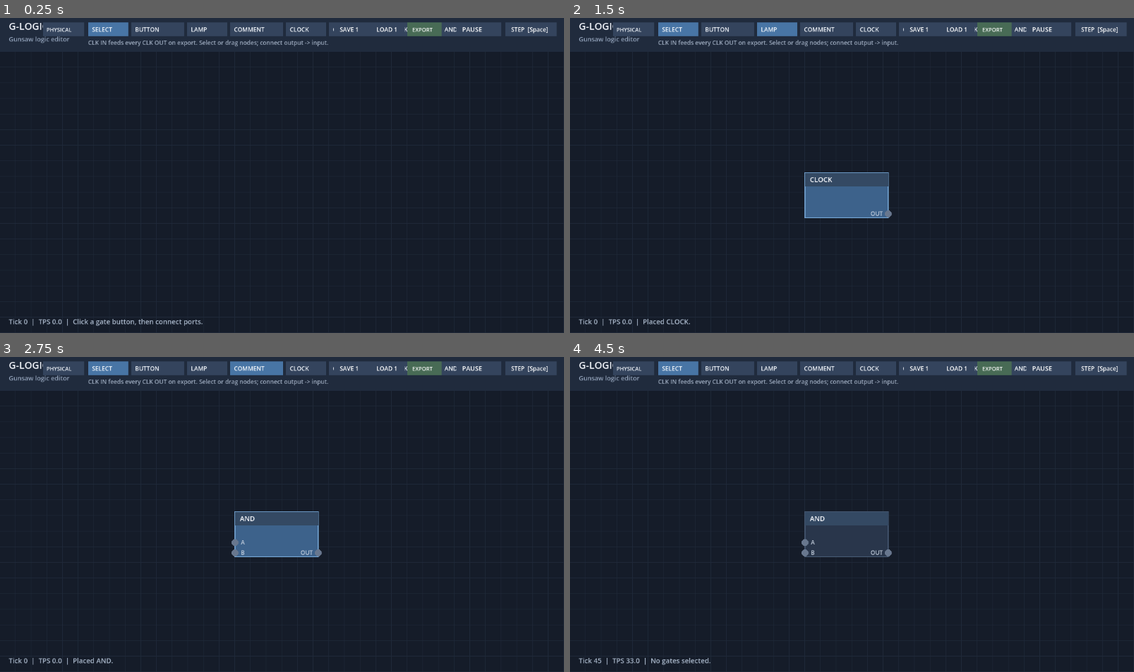
Above: before the commit, frames 1-4 (two rows, left to right).
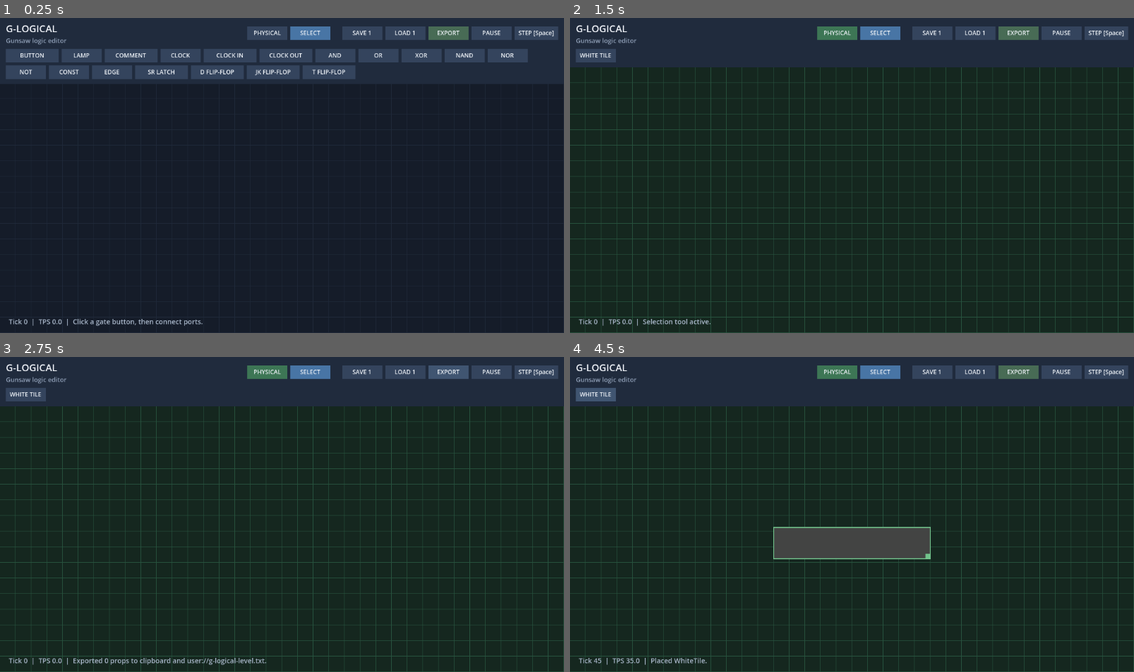
Above: after the commit, the same moments.

Repository: rushellxyz/g-logical
Game: Godot game, scene res://main.tscn
Same seed, same stepped clock (60 frames per second), same inputs: the game is played once before the commit and once after it.
Inputs (mouse positions are in pixels of both pictures, inside the frame that each line leads up to):
- Up to frame 1 (0.25 s): no input
- Up to frame 2 (1.5 s): click (835, 33) at 0.5 s, where only the run after the commit has a clickable "PHYSICAL"; click (880, 33) at 1.25 s, where only the run after the commit has a clickable "SELECT"
- Up to frame 3 (2.75 s): click (451, 372) at 2 s, where only the run after the commit has a clickable "EXPORT"
- Up to frame 4 (4.5 s): click (1060, 372) at 2.75 s, where only the run after the commit has a clickable "PAUSE"; click (1060, 372) at 3.5 s, where only the run after the commit has a clickable "RUN"; click (598, 394) at 4.25 s, where only the run after the commit has a clickable "WHITE TILE"

The runs differ from the first frame. In frame 1, 11% of the frame differs, in the area x 1-99%, y 1-20%; in frame 2, 12%; in frame 3, 13%; in frame 4, 14%, in the area x 0-100%, y 1-100%.

Commit message:
Fix the toolbar buttons overlap each other

Diff:
--- a/editor.gd
+++ b/editor.gd
@@ -63,6 +63,13 @@
 const EXPORT_PATH := "user://g-logical-level.txt"
 var status_text := "Click a gate button, then connect ports."
 var font: Font
+var toolbar_panel: PanelContainer
+var gate_toolbar: HFlowContainer
+var run_button: Button
+var save_button: Button
+var load_button: Button
+var physical_button: Button
+var toolbar_height := TOPBAR_HEIGHT
 var lamp_color_picker: ColorPickerButton
 var save_slot_menu: PopupMenu
 var current_save_slot := 1
@@ -80,11 +87,16 @@
 	lamp_color_picker.tooltip_text = "Adjust selected lamp color"
 	lamp_color_picker.custom_minimum_size = Vector2(54, 28)
 	lamp_color_picker.color_changed.connect(_on_lamp_color_changed)
-	add_child(lamp_color_picker)
+	build_toolbar()
 	update_lamp_color_picker()
 	queue_redraw()
 
 func _process(_delta: float) -> void:
+	toolbar_height = toolbar_panel.size.y
+	run_button.text = "RUN" if running else "PAUSE"
+	run_button.button_pressed = running
+	save_button.text = "SAVE %d" % current_save_slot
+	load_button.text = "LOAD %d" % current_save_slot
 	update_ticks_per_second()
 	update_lamp_color_picker()
 	if running:
@@ -95,9 +107,9 @@
 func _draw() -> void:
 	var size := get_viewport_rect().size
 	draw_rect(Rect2(Vector2.ZERO, size), Color("#111722"))
-	draw_rect(Rect2(0, TOPBAR_HEIGHT, size.x, size.y - TOPBAR_HEIGHT), Color("#15271f") if physical_mode else Color("#151c29"))
+	draw_rect(Rect2(0, toolbar_height, size.x, maxf(0.0, size.y - toolbar_height)), Color("#15271f") if physical_mode else Color("#151c29"))
 	draw_set_transform(canvas_transform_origin(), 0.0, Vector2(canvas_zoom, canvas_zoom))
-	var canvas_top_left := screen_to_canvas(Vector2(0, TOPBAR_HEIGHT))
+	var canvas_top_left := screen_to_canvas(Vector2(0, toolbar_height))
 	var canvas_bottom_right := screen_to_canvas(size)
 	var first_grid_x := floori(canvas_top_left.x / GRID_SIZE) - 1
 	var last_grid_x := ceili(canvas_bottom_right.x / GRID_SIZE) + 1
@@ -123,52 +135,139 @@
 	if selecting:
 		draw_rect(Rect2(selection_start, selection_current - selection_start).abs(), Color("#6ca9e8", 0.18), true)
 		draw_rect(Rect2(selection_start, selection_current - selection_start).abs(), Color("#8bc5f5"), false, 1.0)
-	if not physical_mode and pending_output["gate"] >= 0 and get_local_mouse_position().y >= TOPBAR_HEIGHT:
+	if not physical_mode and pending_output["gate"] >= 0 and get_local_mouse_position().y >= toolbar_height:
 		draw_set_transform(canvas_transform_origin(), 0.0, Vector2(canvas_zoom, canvas_zoom))
 		var start := port_position(pending_output["gate"], false, pending_output["port"])
 		draw_line(start, screen_to_canvas(get_local_mouse_position()), Color("#f5c451"), 3.0 / canvas_zoom)
 		draw_set_transform(Vector2.ZERO, 0.0, Vector2.ONE)
-	draw_rect(Rect2(0, 0, size.x, TOPBAR_HEIGHT), Color("#202b3d"))
-	draw_string(font, Vector2(18, 27), "G-LOGICAL", HORIZONTAL_ALIGNMENT_LEFT, -1, 20, Color("#f2f5fb"))
-	draw_string(font, Vector2(18, 51), "Gunsaw logic editor", HORIZONTAL_ALIGNMENT_LEFT, -1, 13, Color("#95a5bd"))
-	_draw_toolbar()
 	draw_string(font, Vector2(18, get_viewport_rect().size.y - 18), "Tick %d  |  TPS %.1f  |  %s" % [tick, ticks_per_second, status_text], HORIZONTAL_ALIGNMENT_LEFT, -1, 14, Color("#aab8cb"))
 
-func _draw_toolbar() -> void:
-	var physical_rect := Rect2(88, 12, 84, 28)
-	draw_rect(physical_rect, Color("#3d7655") if physical_mode else Color("#34445d"), true)
-	draw_string(font, physical_rect.position + Vector2(7, 19), "PHYSICAL", HORIZONTAL_ALIGNMENT_LEFT, -1, 11, Color("#f1f5fa"))
-	var x := 180.0
-	var select_rect := Rect2(x, 12, 82, 28)
-	draw_rect(select_rect, Color("#4875a5") if active_tool == "SELECT" else Color("#34445d"), true)
-	draw_string(font, select_rect.position + Vector2(8, 19), "SELECT", HORIZONTAL_ALIGNMENT_LEFT, -1, 12, Color("#f1f5fa"))
-	x += select_rect.size.x + 6
+func build_toolbar() -> void:
+	var layer := CanvasLayer.new()
+	add_child(layer)
+	toolbar_panel = PanelContainer.new()
+	layer.add_child(toolbar_panel)
+	toolbar_panel.set_anchors_and_offsets_preset(Control.PRESET_TOP_WIDE)
+	var background := StyleBoxFlat.new()
+	background.bg_color = Color("#202b3d")
+	background.content_margin_left = 12
+	background.content_margin_right = 12
+	background.content_margin_top = 10
+	background.content_margin_bottom = 10
+	toolbar_panel.add_theme_stylebox_override("panel", background)
+	var rows := VBoxContainer.new()
+	rows.add_theme_constant_override("separation", 8)
+	toolbar_panel.add_child(rows)
+	var header := HBoxContainer.new()
+	header.add_theme_constant_override("separation", 24)
+	rows.add_child(header)
+	var branding := VBoxContainer.new()
+	branding.size_flags_horizontal = Control.SIZE_EXPAND_FILL
+	branding.add_theme_constant_override("separation", 2)
+	header.add_child(branding)
+	var title := Label.new()
+	title.text = "G-LOGICAL"
+	title.add_theme_font_size_override("font_size", 20)
+	title.add_theme_color_override("font_color", Color("#f2f5fb"))
+	branding.add_child(title)
+	var subtitle := Label.new()
+	subtitle.text = "Gunsaw logic editor"
+	subtitle.add_theme_font_size_override("font_size", 13)
+	subtitle.add_theme_color_override("font_color", Color("#95a5bd"))
+	branding.add_child(subtitle)
+	var tools := HBoxContainer.new()
+	tools.add_theme_constant_override("separation", 6)
+	tools.size_flags_vertical = Control.SIZE_SHRINK_CENTER
+	header.add_child(tools)
+	physical_button = toolbar_button(tools, "PHYSICAL", toggle_physical_mode)
+	physical_button.toggle_mode = true
+	physical_button.add_theme_stylebox_override("pressed", toolbar_button_style(Color("#3d7655")))
+	var select_button := toolbar_button(tools, "SELECT", func():
+		active_tool = "SELECT"
+		status_text = "Selection tool active."
+	)
+	select_button.toggle_mode = true
+	select_button.set_pressed_no_signal(true)
+	select_button.pressed.connect(func(): select_button.set_pressed_no_signal(true))
+	tools.add_child(lamp_color_picker)
+	var actions := HBoxContainer.new()
+	actions.size_flags_horizontal = Control.SIZE_FILL
+	actions.size_flags_vertical = Control.SIZE_SHRINK_CENTER
+	actions.alignment = BoxContainer.ALIGNMENT_END
+	actions.add_theme_constant_override("separation", 6)
+	header.add_child(actions)
+	save_button = toolbar_button(actions, "SAVE %d" % current_save_slot, func(): open_save_slot_menu(get_global_mouse_position(), true))
+	load_button = toolbar_button(actions, "LOAD %d" % current_save_slot, func(): open_save_slot_menu(get_global_mouse_position(), false))
+	var export_button := toolbar_button(actions, "EXPORT", export_gunsaw)
+	export_button.add_theme_stylebox_override("normal", toolbar_button_style(Color("#486b55")))
+	run_button = toolbar_button(actions, "PAUSE", func():
+		running = not running
+		run_button.text = "RUN" if running else "PAUSE"
+		status_text = "Simulation running." if running else "Simulation paused."
+	)
+	run_button.toggle_mode = true
+	run_button.add_theme_stylebox_override("pressed", toolbar_button_style(Color("#385e58")))
+	toolbar_button(actions, "STEP [Space]", simulate_tick)
+	gate_toolbar = HFlowContainer.new()
+	gate_toolbar.add_theme_constant_override("h_separation", 6)
+	gate_toolbar.add_theme_constant_override("v_separation", 6)
+	rows.add_child(gate_toolbar)
+	rebuild_gate_toolbar()
+
+func toolbar_button(parent: Control, text: String, action: Callable) -> Button:
+	var button := Button.new()
+	button.text = text
+	button.custom_minimum_size = Vector2(82, 28)
+	button.add_theme_font_size_override("font_size", 12)
+	button.add_theme_color_override("font_color", Color("#f1f5fa"))
+	button.add_theme_color_override("font_hover_color", Color("#f1f5fa"))
+	button.add_theme_color_override("font_pressed_color", Color("#f1f5fa"))
+	button.add_theme_stylebox_override("normal", toolbar_button_style(Color("#34445d")))
+	button.add_theme_stylebox_override("hover", toolbar_button_style(Color("#405571")))
+	button.add_theme_stylebox_override("pressed", toolbar_button_style(Color("#4875a5")))
+	button.add_theme_stylebox_override("hover_pressed", toolbar_button_style(Color("#4875a5")))
+	button.focus_mode = Control.FOCUS_NONE
+	button.pressed.connect(action)
+	parent.add_child(button)
+	return button
+
+func toolbar_button_style(color: Color) -> StyleBoxFlat:
+	var style := StyleBoxFlat.new()
+	style.bg_color = color
+	style.content_margin_left = 8
+	style.content_margin_right = 8
+	style.content_margin_top = 4
+	style.content_margin_bottom = 4
+	return style
+
+func toggle_physical_mode() -> void:
+	physical_mode = not physical_mode
+	physical_button.button_pressed = physical_mode
+	selected_gates.clear()
+	selected_gate = -1
+	selected_wire = -1
+	pending_output = {"gate": -1, "port": -1}
+	selecting = false
+	status_text = "Physical mode enabled." if physical_mode else "Editor mode enabled."
+	rebuild_gate_toolbar()
+	queue_redraw()
+
+func rebuild_gate_toolbar() -> void:
+	for child in gate_toolbar.get_children():
+		gate_toolbar.remove_child(child)
+		child.queue_free()
 	if physical_mode:
-		var tile_rect := Rect2(x, 12, 108, 28)
-		draw_rect(tile_rect, Color("#34445d"), true)
-		draw_string(font, tile_rect.position + Vector2(8, 19), "WHITE TILE", HORIZONTAL_ALIGNMENT_LEFT, -1, 12, Color("#f1f5fa"))
-		x += tile_rect.size.x + 6
+		toolbar_button(gate_toolbar, "WHITE TILE", add_white_tile)
+		return
 	for i in range(GATE_TYPES.size()):
-		var gate_type: Dictionary = GATE_TYPES[i]
-		if physical_mode:
-			continue
-		var rect := Rect2(x, 12, 82 if gate_type["name"].length() < 6 else 108, 28)
-		draw_rect(rect, Color("#34445d") if i != selected_gate else Color("#4875a5"), true)
-		draw_string(font, rect.position + Vector2(8, 19), gate_type["name"], HORIZONTAL_ALIGNMENT_LEFT, -1, 12, Color("#f1f5fa"))
-		x += rect.size.x + 6
-		if x > get_viewport_rect().size.x - 240:
-			break
-	draw_rect(Rect2(get_viewport_rect().size.x - 220, 12, 92, 28), Color("#385e58") if running else Color("#34445d"), true)
-	draw_string(font, Vector2(get_viewport_rect().size.x - 208, 31), "RUN" if running else "PAUSE", HORIZONTAL_ALIGNMENT_LEFT, -1, 13, Color.WHITE)
-	draw_rect(Rect2(get_viewport_rect().size.x - 120, 12, 105, 28), Color("#34445d"), true)
-	draw_string(font, Vector2(get_viewport_rect().size.x - 108, 31), "STEP  [Space]", HORIZONTAL_ALIGNMENT_LEFT, -1, 12, Color.WHITE)
-	draw_rect(Rect2(get_viewport_rect().size.x - 470, 12, 70, 28), Color("#34445d"), true)
-	draw_string(font, Vector2(get_viewport_rect().size.x - 458, 31), "SAVE %d" % current_save_slot, HORIZONTAL_ALIGNMENT_LEFT, -1, 12, Color.WHITE)
-	draw_rect(Rect2(get_viewport_rect().size.x - 395, 12, 70, 28), Color("#34445d"), true)
-	draw_string(font, Vector2(get_viewport_rect().size.x - 383, 31), "LOAD %d" % current_save_slot, HORIZONTAL_ALIGNMENT_LEFT, -1, 12, Color.WHITE)
-	draw_rect(Rect2(get_viewport_rect().size.x - 320, 12, 70, 28), Color("#486b55"), true)
-	draw_string(font, Vector2(get_viewport_rect().size.x - 310, 31), "EXPORT", HORIZONTAL_ALIGNMENT_LEFT, -1, 11, Color.WHITE)
-	draw_string(font, Vector2(180, 58), "CLK IN feeds every CLK OUT on export. Select or drag nodes; connect output -> input.", HORIZONTAL_ALIGNMENT_LEFT, -1, 12, Color("#9eacc0"))
+		var button := toolbar_button(gate_toolbar, GATE_TYPES[i]["name"], func():
+			if Input.is_key_pressed(KEY_SHIFT) and not selected_gates.is_empty():
+				swap_selected_gates(i)
+			else:
+				add_gate(i)
+		)
+		button.custom_minimum_size.x = 82 if GATE_TYPES[i]["name"].length() < 6 else 108
+		button.tooltip_text = "Click to add; Shift-click to swap selected gates."
 
 func _draw_gate(gate: Dictionary, gate_index: int) -> void:
 	draw_set_transform(canvas_transform_origin(), 0.0, Vector2(canvas_zoom, canvas_zoom))
@@ -256,7 +355,6 @@
 func update_lamp_color_picker() -> void:
 	if lamp_color_picker == null:
 		return
-	lamp_color_picker.position = Vector2(get_viewport_rect().size.x - 550, 12)
 	var is_lamp_selected: bool = selected_gate >= 0 and selected_gate < gates.size() and gates[selected_gate]["type_id"] == "MP/IO/LAMP"
 	lamp_color_picker.visible = is_lamp_selected
 	if is_lamp_selected and lamp_color_picker.color.to_html(false) != gates[selected_gate].get("lamp_color", "FFD23F"):
@@ -271,7 +369,7 @@
 	gates[selected_gate]["lamp_color"] = color.to_html(false)
 	queue_redraw()
 
-func _input(event: InputEvent) -> void:
+func _unhandled_input(event: InputEvent) -> void:
 	if event is InputEventKey and event.pressed:
 		if event.ctrl_pressed and event.alt_pressed and event.shift_pressed and event.keycode == KEY_O:
 			open_user_folder()
@@ -401,59 +499,8 @@
 	elif action_id >= 11 and action_id < 11 + SAVE_SLOT_COUNT:
 		load_editor(action_id - 10)
 
-func handle_press(pos: Vector2, swap_selected := false) -> void:
-	if pos.y < TOPBAR_HEIGHT:
-		var physical_rect := Rect2(88, 12, 84, 28)
-		if physical_rect.has_point(pos):
-			physical_mode = not physical_mode
-			selected_gates.clear()
-			selected_gate = -1
-			selected_wire = -1
-			pending_output = {"gate": -1, "port": -1}
-			selecting = false
-			status_text = "Physical mode enabled." if physical_mode else "Editor mode enabled."
-			queue_redraw()
-			return
-		if pos.x >= get_viewport_rect().size.x - 320 and pos.x < get_viewport_rect().size.x - 250:
-			export_gunsaw()
-			return
-		if pos.x >= get_viewport_rect().size.x - 470 and pos.x < get_viewport_rect().size.x - 400:
-			open_save_slot_menu(pos, true)
-			return
-		if pos.x >= get_viewport_rect().size.x - 395 and pos.x < get_viewport_rect().size.x - 325:
-			open_save_slot_menu(pos, false)
-			return
-		if pos.x >= get_viewport_rect().size.x - 220 and pos.x < get_viewport_rect().size.x - 120:
-			running = not running
-			status_text = "Simulation running." if running else "Simulation paused."
-			return
-		if pos.x >= get_viewport_rect().size.x - 120:
-			simulate_tick()
-			return
-		var select_rect := Rect2(180, 12, 82, 28)
-		if select_rect.has_point(pos):
-			active_tool = "SELECT"
-			status_text = "Selection tool active."
-			queue_redraw()
-			return
-		if physical_mode:
-			var tile_rect := Rect2(268, 12, 108, 28)
-			if tile_rect.has_point(pos):
-				add_white_tile()
-				return
-		var button_x := 268.0
-		for i in range(GATE_TYPES.size()):
-			var gate_type: Dictionary = GATE_TYPES[i]
-			if physical_mode:
-				continue
-			var button_width := 82.0 if gate_type["name"].length() < 6 else 108.0
-			if Rect2(button_x, 12, button_width, 28).has_point(pos):
-				if swap_selected and not selected_gates.is_empty():
-					swap_selected_gates(i)
-					return
-				add_gate(i)
-				return
-			button_x += button_width + 6
+func handle_press(pos: Vector2, _swap_selected := false) -> void:
+	if pos.y < toolbar_height:
 		return
 	if physical_mode:
 		var physical_port := find_port(screen_to_canvas(pos))
@@ -675,7 +722,7 @@
 		status_text = "Physical mode does not allow placing gates."
 		return
 	var viewport_size := get_viewport_rect().size
-	var view_center := Vector2(viewport_size.x * 0.5, TOPBAR_HEIGHT + (viewport_size.y - TOPBAR_HEIGHT) * 0.5)
+	var view_center := Vector2(viewport_size.x * 0.5, toolbar_height + (viewport_size.y - toolbar_height) * 0.5)
 	var spawn_position := snap_position(screen_to_canvas(view_center) - NODE_SIZE * 0.5)
 	var gate := {
 		"id": next_id,
@@ -712,7 +759,7 @@
 
 func add_white_tile() -> void:
 	var viewport_size := get_viewport_rect().size
-	var view_center := Vector2(viewport_size.x * 0.5, TOPBAR_HEIGHT + (viewport_size.y - TOPBAR_HEIGHT) * 0.5)
+	var view_center := Vector2(viewport_size.x * 0.5, toolbar_height + (viewport_size.y - toolbar_height) * 0.5)
 	var tile := {
 		"id": next_id,
 		"type_id": "EDITOR/WHITETILE",
